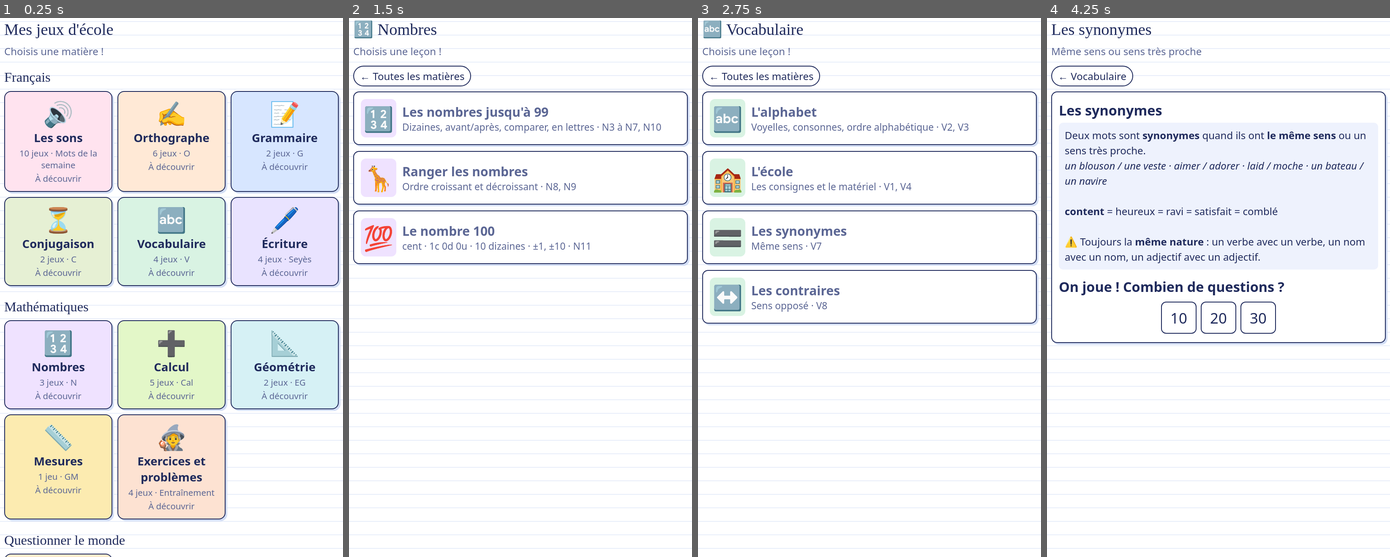
Above: before the commit, frames 1-4 (left to right).
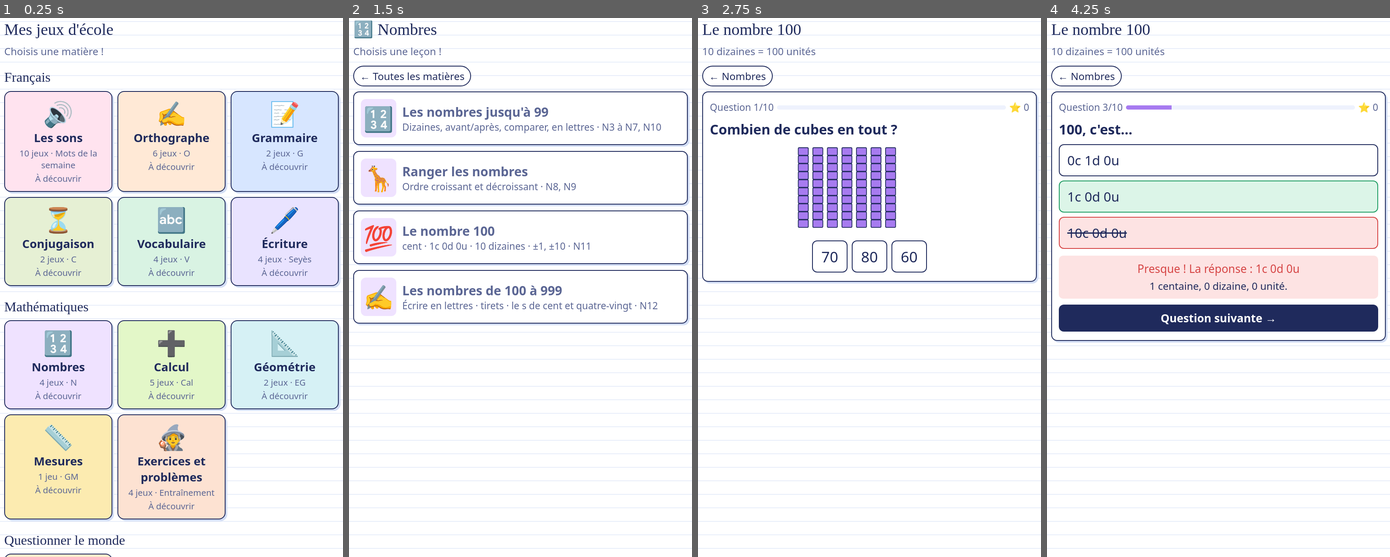
Above: after the commit, the same moments.

Repository: HakDAce/Mes-jeux-d-cole
Game: browser game, page index.html
The game is run twice, just before and just after one commit, with the same random seed, the same clock (stepped at 60 frames per second) and the same inputs.
Inputs (mouse positions are in pixels of both pictures, inside the frame that each line leads up to; where the layout moved, square brackets give the same spot in the first picture):
- Up to frame 1 (0.25 s): no input
- Up to frame 2 (1.5 s): move the mouse to (438, 556) at 1.07 s; click "🔢 Nombres 3 jeux · N À découv…" (after the commit: "🔢 Nombres 4 jeux · N À découv…") at 1.17 s
- Up to frame 3 (2.75 s): click (869, 298) at 1.5 s, where only the run after the commit has a clickable "✍️ Les nombres de 100 à 999 É…"; move the mouse to (752, 212) [752, 168] at 1.57 s; click "← Toutes les matières" (after the commit: "← Nombres") at 1.83 s; move the mouse to (770, 276) [770, 524] at 2.07 s; click "🔤 Vocabulaire 4 jeux · V À dé…" (after the commit: "💯 Le nombre 100 cent · 1c 0d …") at 2.17 s; click (828, 400) at 2.5 s, where only the run after the commit has a clickable "10"; move the mouse to (951, 244) [951, 276] at 2.57 s
- Up to frame 4 (4.25 s): click (1218, 255) at 2.83 s, where only the run after the commit has a clickable "80"; move the mouse to (1269, 185) [1269, 179] at 3.07 s; click (1218, 341) at 3.17 s, where only the run after the commit has a clickable "Question suivante →"; click (1177, 190) at 3.5 s, where only the run after the commit has a clickable "<"; move the mouse to (1119, 260) [1119, 292] at 3.57 s; click (1218, 276) at 3.83 s, where only the run after the commit has a clickable "Question suivante →"; move the mouse to (1067, 201) [1067, 255] at 4.07 s; click (1218, 233) at 4.17 s, where only the run after the commit has a clickable "10c 0d 0u"

The runs differ from the first frame. In frame 1, less than 0.1% of the frame differs, in the area x 11-13%, y 67-69%; in frame 2, 2.3%; in frame 3, 12%; in frame 4, 22%, in the area x 1-100%, y 1-61%.

Commit message:
Nouvelle leçon : les nombres de 100 à 999 en lettres (N12)
- Tableau des centaines (cent, deux-cents… neuf-cents)
- Tirets entre chaque mot, s à cent et quatre-vingt quand il n'y a rien après

Co-Authored-By: Claude Opus 5.5 <noreply@anthropic.com>
Claude-Session: https://claude.ai/code/session_01HviiPxM2zxjV95GfVTwnUZ

Diff:
--- a/index.html
+++ b/index.html
@@ -1237,6 +1237,43 @@
   });
 }
 
+/* ================= N12 : les nombres de 100 à 999 (en lettres, tirets partout) ================= */
+function lettres3(n){const h=Math.floor(n/100),r=n%100;
+  const c=(h===1?"cent":U[h]+"-cent")+(h>1&&r===0?"s":"");
+  return r===0?c:c+"-"+enLettres(r).replace(/ /g,"-");}
+function faux3(n){const h=Math.floor(n/100),r=n%100,w=lettres3(n),f=[];
+  if(h>1&&r===0)f.push(w.replace(/cents$/,"cent"));
+  if(h>1&&r>0)f.push(w.replace("-cent-","-cents-"));
+  if(h===1)f.push("un-"+w);
+  if(r===80)f.push(w.replace(/vingts$/,"vingt"));
+  if(r>80)f.push(w.replace("quatre-vingt-","quatre-vingts-"));
+  f.push(w.replace(/-/g," "));
+  return f;}
+function gameCentaines(){
+  const F=[["Entre chaque mot d'un nombre, je mets…",["un tiret","un espace","une virgule"],"Je mets des tirets entre chaque mot : deux-cent-seize."],
+    ["Je mets un s à « cent » quand…",["il n'y a rien après","il y a un nombre après","toujours"],"200 : deux-cents, mais 216 : deux-cent-seize."],
+    ["Je mets un s à « quatre-vingt » quand…",["il n'y a rien après","il y a un nombre après","jamais"],"180 : cent-quatre-vingts, mais 185 : cent-quatre-vingt-cinq."],
+    ["100 s'écrit…",["cent","un-cent","cents"],"100 s'écrit « cent », sans « un » devant."],
+    ["Dans « cent », est-ce qu'il y a un s ?",["Non, jamais pour 100","Oui, toujours"],"Le s va seulement quand il y a plusieurs cents : deux-cents, trois-cents…"]];
+  const dF=deck(F);
+  const pick=()=>{const r=Math.random(),h=R(1,9);return r<.3?h*100:r<.45?h*100+80:r<.6?h*100+R(81,89):h*100+R(1,79);};
+  const show=s=>s.replace(/(cents|vingts)/g,"<mark>$1</mark>");
+  quizGame({
+    lesson:`<p class="q">Les nombres de 100 à 999 (N12)</p>
+      <div class="dbl">${[1,2,3,4,5,6,7,8,9].map(h=>`<span>${h*100} <b style="white-space:nowrap">${lettres3(h*100)}</b></span>`).join("")}</div>
+      <div class="ladder">
+        <div class="step"><b>➖</b><span>Je mets des <strong>tirets entre chaque mot</strong>.</span></div>
+        <div class="step"><b>s</b><span>Je mets un <strong>s</strong> à <strong>cent</strong> et <strong>quatre-vingt</strong> quand <strong>il n'y a rien après</strong>.<br><i>200 : deux-cent<mark>s</mark> mais 216 : deux-cent-seize<br>180 : cent-quatre-vingt<mark>s</mark> mais 185 : cent-quatre-vingt-cinq</i></span></div>
+      </div>`,
+    gens:[
+      sh=>{const n=pick(),w=lettres3(n);return {label:`Comment s'écrit <strong>${n}</strong> ?`,say:String(n),opts:mk(w,sh([...faux3(n),lettres3(n+1>999?n-1:n+1)])),ans:w,col:true,recap:`${n} : ${w}`,tip:/s$/.test(w)?"Rien après : je mets un s.":"Des tirets entre chaque mot, et pas de s s'il y a quelque chose après."};},
+      sh=>{const n=pick(),w=lettres3(n),h=Math.floor(n/100),c=[n+1,n+10,n-10,(h%9+1)*100+n%100,n+100].filter(x=>x>=100&&x<=999&&x!==n);return {label:"Quel nombre est écrit ?",body:`<div class="big" style="font-size:1.25rem">${w}</div>`,opts:mk(n,sh(c)),ans:String(n),recap:`${w} = ${n}`,tip:`${w} = ${n}`};},
+      sh=>{const n=pick(),w=lettres3(n),bad=sh(faux3(n))[0];const okFirst=Math.random()<.5;return {label:"Quelle écriture est juste ?",say:String(n),body:`<div class="big">${n}</div>`,opts:okFirst?[w,bad]:[bad,w],ans:w,keep:true,col:true,recap:`${n} : ${w}`,tip:/s$/.test(w)?"Rien après : je mets un s.":"Des tirets entre chaque mot, et un s seulement s'il n'y a rien après."};},
+      sh=>{const [q,o,t]=dF(sh);return {label:q,opts:o,ans:o[0],col:true,recap:`${q} ${o[0]}`,tip:t};}
+    ]
+  });
+}
+
 /* ================= Questionner le monde : le temps ================= */
 const JOURS=["lundi","mardi","mercredi","jeudi","vendredi","samedi","dimanche"];
 const MOIS=["janvier","février","mars","avril","mai","juin","juillet","août","septembre","octobre","novembre","décembre"];
@@ -1820,6 +1857,7 @@
  {id:"nombres",cat:"num",ic:"🔢",bg:"#efe2ff",t:"Les nombres jusqu'à 99",d:"Dizaines, avant/après, comparer, en lettres · N3 à N7, N10",sub:"Lire, écrire, comparer",run:gameNombres,css:"mes",accent:"#a77bf0"},
  {id:"ordre",cat:"num",ic:"🦒",bg:"#efe2ff",t:"Ranger les nombres",d:"Ordre croissant et décroissant · N8, N9",sub:"Du plus petit au plus grand… et l'inverse !",run:gameOrdre,css:"mes",accent:"#a77bf0"},
  {id:"cent",cat:"num",ic:"💯",bg:"#efe2ff",t:"Le nombre 100",d:"cent · 1c 0d 0u · 10 dizaines · ±1, ±10 · N11",sub:"10 dizaines = 100 unités",run:gameCent,css:"mes",accent:"#a77bf0"},
+ {id:"c999",cat:"num",ic:"✍️",bg:"#efe2ff",t:"Les nombres de 100 à 999",d:"Écrire en lettres · tirets · le s de cent et quatre-vingt · N12",sub:"deux-cents mais deux-cent-seize",run:gameCentaines,css:"mes",accent:"#a77bf0"},
  {id:"addsub",cat:"cal",ic:"➕",bg:"#e3f7c8",t:"Ajouter et retrancher",d:"8 + 5, 16 − 9 · Cal 2, Cal 3",sub:"J'avance, je recule sur la bande numérique",run:gameAddSub,css:"mes",accent:"#8fd14f"},
  {id:"tables",cat:"cal",ic:"🧮",bg:"#e3f7c8",t:"Les tables d'addition",d:"Tables du 1 au 7 et sommes à 10 · Cal 4 à Cal 13",sub:"Les tables à connaître par cœur",run:gameTables,css:"mes",accent:"#8fd14f"},
  {id:"doubles",cat:"cal",ic:"✌️",bg:"#e3f7c8",t:"Les doubles",d:"De 0 + 0 à 15 + 15 · Cal 11",sub:"Le double, c'est le nombre + lui-même",run:gameDoubles,css:"mes",accent:"#8fd14f"},
--- a/sw.js
+++ b/sw.js
@@ -1,4 +1,4 @@
-const C="jeux-ecole-v3";
+const C="jeux-ecole-v4";
 self.addEventListener("install",e=>{e.waitUntil(caches.open(C).then(c=>c.addAll(["./","./index.html","./manifest.webmanifest","./icon-192.png","./icon-512.png"])));self.skipWaiting();});
 self.addEventListener("activate",e=>{e.waitUntil(caches.keys().then(k=>Promise.all(k.filter(x=>x!==C).map(x=>caches.delete(x)))));self.clients.claim();});
 self.addEventListener("fetch",e=>{if(e.request.method!=="GET")return;e.respondWith(fetch(e.request).then(r=>{const cp=r.clone();caches.open(C).then(c=>c.put(e.request,cp));return r;}).catch(()=>caches.match(e.request)));});
